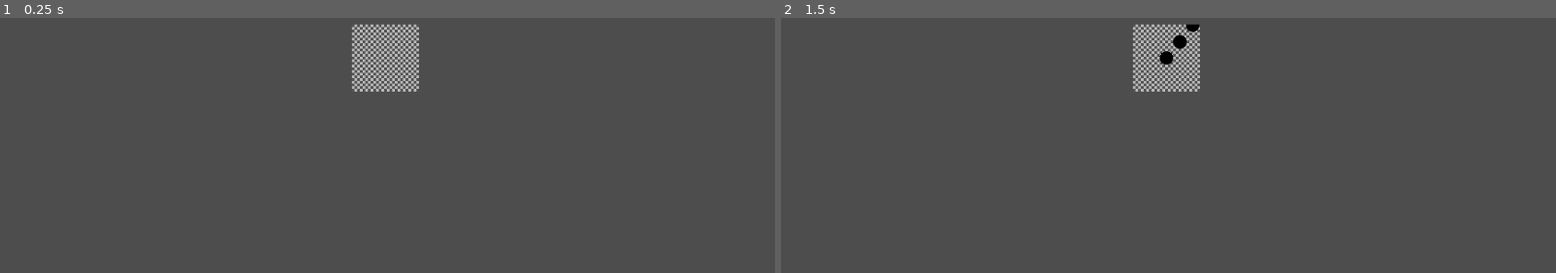
Above: before the commit, frames 1-2 (left to right).
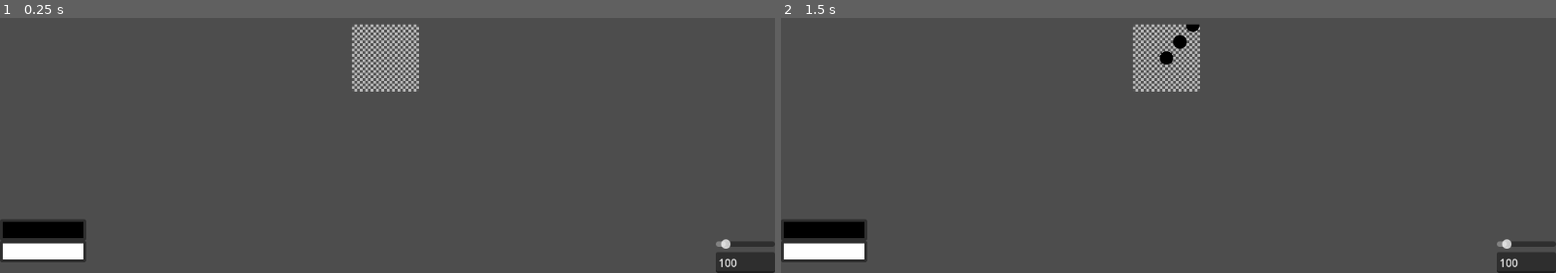
Above: after the commit, the same moments.

Repository: Shidoengie/PIxGD-GD4
Game: Godot game, scene res://Scenes/Main/control.tscn
Same seed, same stepped clock (60 frames per second), same inputs: the game is played once before the commit and once after it. Before the commit the project starts from res://Scenes/Canvas/Canvas.tscn.
Inputs (mouse positions are in pixels of both pictures, inside the frame that each line leads up to):
- Up to frame 1 (0.25 s): no input
- Up to frame 2 (1.5 s): tap Enter at 0.5 s; drag from (1168, 58) to (outside the picture) at 0.52 s; tap Space at 1.25 s; drag from (1013, 76) to (1129, 142) at 1.27 s

The runs differ from the first frame. In frame 1, 2.6% of the frame differs, in the area x 0-100%, y 79-100%; in frame 2, 2.6%.

Commit message:
Added ways to manipulate the color and zoom
sliders and stuff

Diff:
--- a/Scenes/Canvas/src/Control.gd
+++ b/Scenes/Canvas/src/Control.gd
@@ -1,5 +1,6 @@
 extends Control
 
+signal zoom_changed(value)
 @export var canvas_size = Vector2(100,100)
 @onready var DrawSurface = get_node("%DrawSurface")
 @onready var CanvasCamera = $CanvasCamera
@@ -7,17 +8,26 @@
 # Called when the node enters the scene tree for the first time.
 func _ready():
 	DrawSurface.size = canvas_size
-	DrawControl.size = canvas_size
+	DrawControl.size = canvas_size+Vector2.ONE
 	$Container.size = canvas_size
 	$DrawControl/SubViewport.size = canvas_size
+
 func _input(event):
+
 	if event is InputEventMouseButton and event.is_pressed():
 		match event.button_index:
 			MOUSE_BUTTON_WHEEL_UP:
 				CanvasCamera.zoom *= Vector2(1.5,1.5)
+				emit_signal("zoom_changed",CanvasCamera.zoom)
+				Global.canvas_zoom = CanvasCamera.zoom
 			MOUSE_BUTTON_WHEEL_DOWN:
 				CanvasCamera.zoom /= Vector2(1.5,1.5)
+				emit_signal("zoom_changed",CanvasCamera.zoom)
+				Global.canvas_zoom = CanvasCamera.zoom
 	if not event is InputEventMouseMotion:
 		return
 	if Input.is_action_pressed("mouseMiddle_3rd"):
 		CanvasCamera.position -= event.relative/CanvasCamera.zoom
+
+func update_zoom(value):
+	CanvasCamera.zoom = value
--- /dev/null
+++ b/Scenes/Main/control.tscn
@@ -0,0 +1,68 @@
+[gd_scene load_steps=3 format=3 uid="uid://b0g8ano47avwp"]
+
+[ext_resource type="Script" path="res://Scenes/Main/mainscreen.gd" id="1_5mnil"]
+[ext_resource type="PackedScene" uid="uid://ckyvqsj1jly2d" path="res://Scenes/Canvas/Canvas.tscn" id="2_5k4kc"]
+
+[node name="Control" type="Control"]
+layout_mode = 3
+anchors_preset = 15
+anchor_right = 1.0
+anchor_bottom = 1.0
+grow_horizontal = 2
+grow_vertical = 2
+script = ExtResource("1_5mnil")
+
+[node name="CanvasLayer" type="CanvasLayer" parent="."]
+
+[node name="PrimaryColorPicker" type="ColorPickerButton" parent="CanvasLayer"]
+unique_name_in_owner = true
+custom_minimum_size = Vector2(0, 20)
+offset_top = 568.0
+offset_right = 128.0
+offset_bottom = 600.0
+
+[node name="SecondaryColorPicker" type="ColorPickerButton" parent="CanvasLayer"]
+unique_name_in_owner = true
+custom_minimum_size = Vector2(0, 20)
+offset_top = 600.0
+offset_right = 128.0
+offset_bottom = 632.0
+
+[node name="ZoomEdit" type="VBoxContainer" parent="CanvasLayer"]
+anchors_preset = 3
+anchor_left = 1.0
+anchor_top = 1.0
+anchor_right = 1.0
+anchor_bottom = 1.0
+offset_left = -88.0
+offset_top = -51.0
+grow_horizontal = 0
+grow_vertical = 0
+
+[node name="ZoomSlider" type="HSlider" parent="CanvasLayer/ZoomEdit"]
+unique_name_in_owner = true
+custom_minimum_size = Vector2(88, 0)
+layout_mode = 2
+size_flags_horizontal = 0
+min_value = 50.0
+max_value = 1000.0
+step = 100.0
+value = 150.0
+allow_greater = true
+allow_lesser = true
+
+[node name="ZoomInput" type="LineEdit" parent="CanvasLayer/ZoomEdit"]
+unique_name_in_owner = true
+layout_mode = 2
+text = "100"
+virtual_keyboard_type = 2
+
+[node name="Canvas" parent="." instance=ExtResource("2_5k4kc")]
+unique_name_in_owner = true
+
+[connection signal="color_changed" from="CanvasLayer/PrimaryColorPicker" to="." method="_on_primary_color_picker_color_changed"]
+[connection signal="color_changed" from="CanvasLayer/SecondaryColorPicker" to="." method="_on_secondary_color_picker_color_changed"]
+[connection signal="drag_ended" from="CanvasLayer/ZoomEdit/ZoomSlider" to="." method="_on_zoom_slider_drag_ended"]
+[connection signal="value_changed" from="CanvasLayer/ZoomEdit/ZoomSlider" to="." method="_on_zoom_slider_value_changed"]
+[connection signal="text_submitted" from="CanvasLayer/ZoomEdit/ZoomInput" to="." method="_on_zoom_input_text_submitted"]
+[connection signal="zoom_changed" from="Canvas" to="." method="_on_canvas_zoom_changed"]
--- /dev/null
+++ b/Scenes/Main/mainscreen.gd
@@ -0,0 +1,39 @@
+extends Control
+@onready var ZoomSlider = %ZoomSlider
+@onready var ZoomInput = %ZoomInput
+@onready var Canvas = %Canvas
+
+# Called when the node enters the scene tree for the first time.
+func _ready():
+	%PrimaryColorPicker.color = BrushInfo.primary_color
+	%SecondaryColorPicker.color = BrushInfo.secondary_color
+func _process(delta):
+	pass
+
+func _on_canvas_zoom_changed(value):
+	ZoomInput.text = str(round(value.x*100))
+	ZoomSlider.value = value.x*100
+func _on_zoom_input_text_submitted(new_text:String):
+	if not new_text.is_valid_int():
+		ZoomInput.text = str(round(Global.canvas_zoom.x*100))
+		return
+	ZoomSlider.value = int(new_text)
+	Canvas.update_zoom(Vector2(ZoomSlider.value,ZoomSlider.value)/100)
+
+func _on_zoom_slider_value_changed(value):
+	ZoomInput.text = str(round(value))
+
+
+func _on_zoom_slider_drag_ended(value_changed):
+	if value_changed:
+		var zoomVec = Vector2(ZoomSlider.value,ZoomSlider.value)/100
+		Canvas.update_zoom(zoomVec)
+		Global.canvas_zoom = zoomVec
+
+
+func _on_primary_color_picker_color_changed(color):
+	BrushInfo.primary_color = color
+
+
+func _on_secondary_color_picker_color_changed(color):
+	BrushInfo.secondary_color = color
--- a/project.godot
+++ b/project.godot
@@ -11,13 +11,14 @@
 [application]
 
 config/name="PixGD"
-run/main_scene="res://Scenes/Canvas/Canvas.tscn"
+run/main_scene="res://Scenes/Main/control.tscn"
 config/features=PackedStringArray("4.0")
 config/icon="res://icon.png"
 
 [autoload]
 
 BrushInfo="*res://src/BrushInfo.gd"
+Global="*res://src/Global.gd"
 
 [input]
 
--- /dev/null
+++ b/src/Global.gd
@@ -0,0 +1,3 @@
+extends Node
+
+var canvas_zoom = Vector2.ONE
--- a/src/control.tscn
+++ /dev/null
@@ -1,13 +0,0 @@
-[gd_scene load_steps=2 format=3 uid="uid://b0g8ano47avwp"]
-
-[ext_resource type="PackedScene" uid="uid://ckyvqsj1jly2d" path="res://Scenes/Canvas/Canvas.tscn" id="1_sx7r1"]
-
-[node name="Control" type="Control"]
-layout_mode = 3
-anchors_preset = 15
-anchor_right = 1.0
-anchor_bottom = 1.0
-grow_horizontal = 2
-grow_vertical = 2
-
-[node name="Canvas" parent="." instance=ExtResource("1_sx7r1")]
